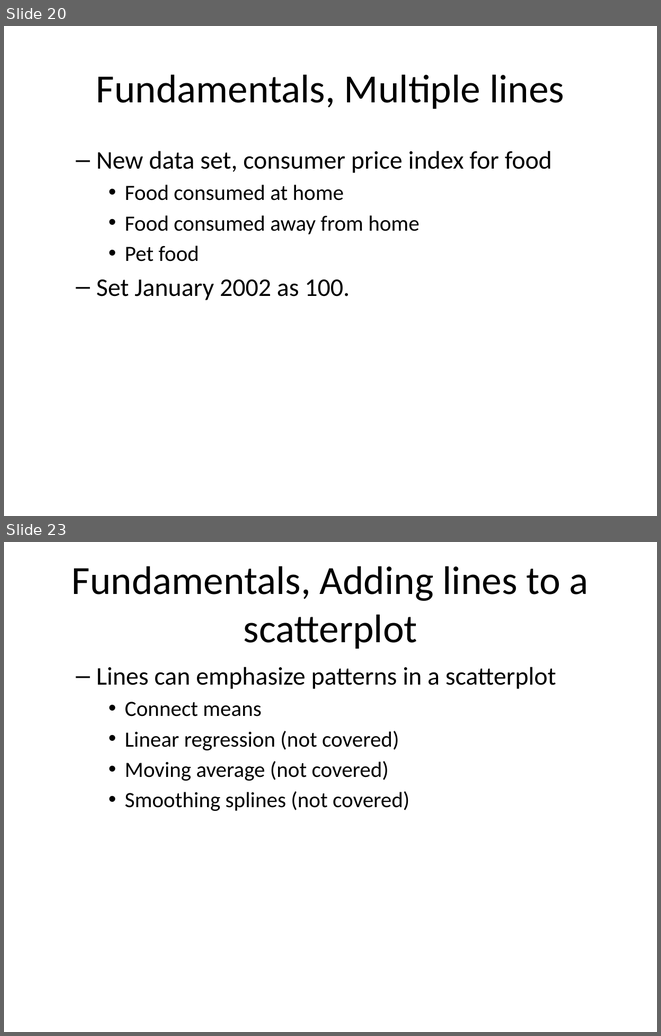
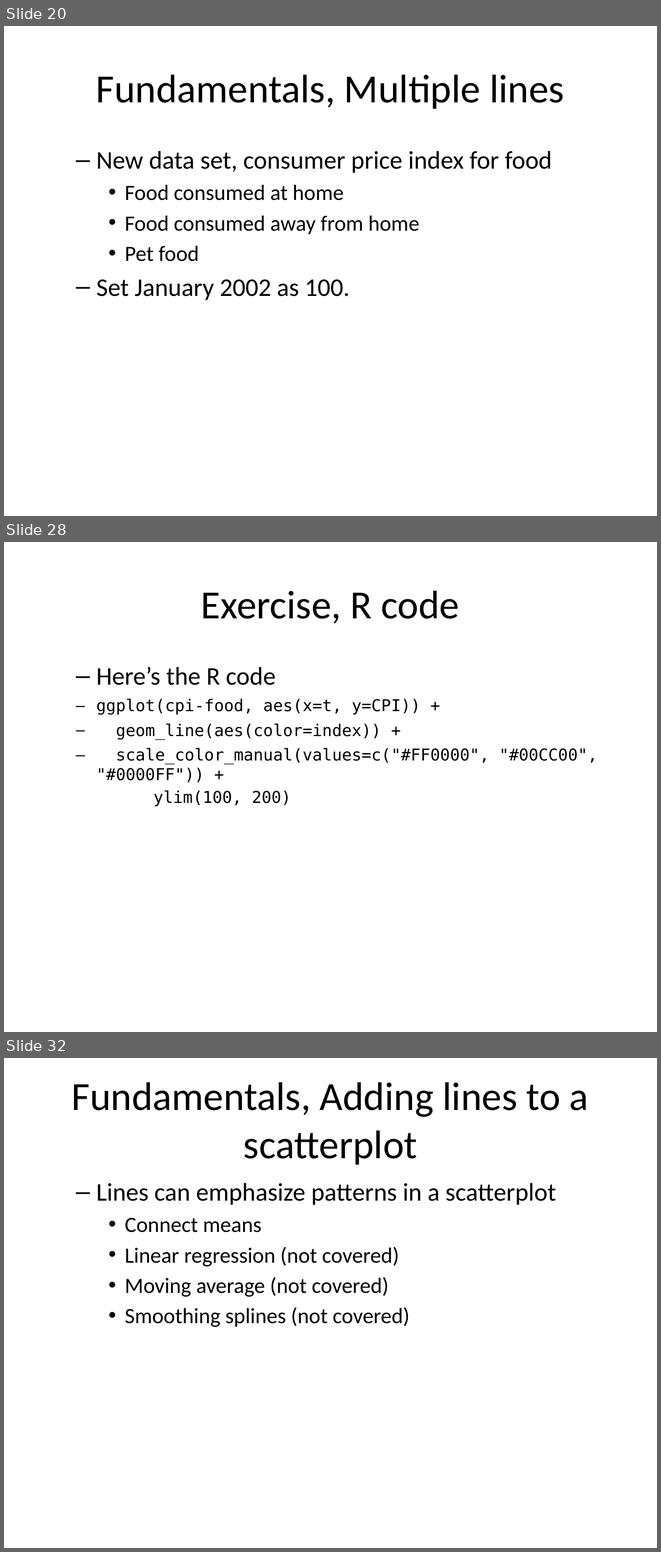
Before and after one commit to pmean/data-visualization, a slide deck: data-viz-03/component/fundamentals.pptx. Shown one above the other, each under a label of ours: slides 20 and 23 before the commit, slides 20, 28 and 32 after it; the slides between them are not shown. The pictures are 661x1036 and 661x1552 pixels, drawn with LibreOffice and Linux fonts; fonts in the diff are those of the drawing. Boxes give left, top, right and bottom in pixels: in the first picture for what was removed or moved away, otherwise in the second. Text is boxed around its words. In the diff, an @@ line names an element or a change of style, - is before the commit and + after.

```diff
--- a/data-viz-03/component/fundamentals.pptx
+++ b/data-viz-03/component/fundamentals.pptx
@@ slide 28 added at [4,542,657,1032], background #FFFFFF @@
@@ title added at [201,590,459,624], 44 pt, text #000000 @@
+Exercise, R code
@@ text added at [96,667,597,806], 18 pt, text #000000 @@
+  – Here’s the R code
+ggplot(cpi-food, aes(x=t, y=CPI)) +
+geom_line(aes(color=index)) +
+scale_color_manual(values=c("#FF0000", "#00CC00", "#0000FF")) +
+ylim(100, 200)
@@ what was slide 23 is now slide 32 @@
```
Also in this commit, not shown: 3 slides changed, 9 other slides added, 1 slide removed, 11 other files.
